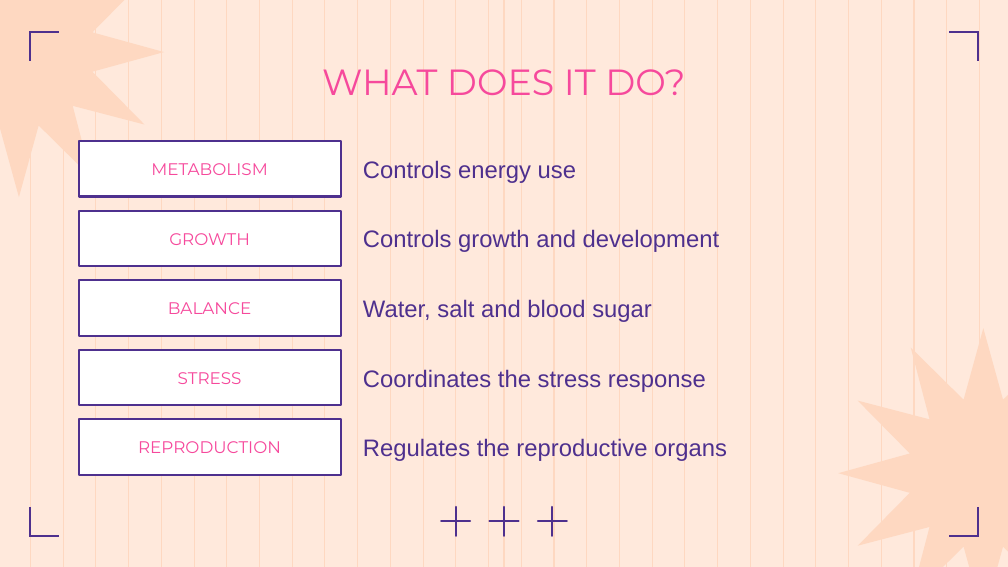
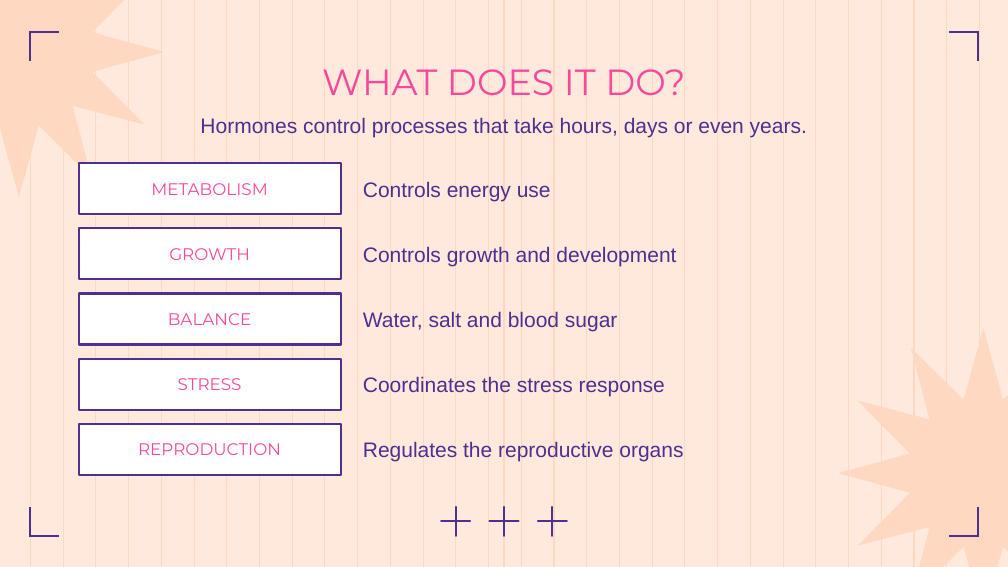
Before and after one commit to Ezkiel2004/Anthropotomy, a slide deck: slide 7 of docs/body-systems/endocrine-system.pptx (slide 6 before the commit). Drawn at 1008x567 pixels with LibreOffice and Linux fonts; fonts in the diff are those of the drawing. Boxes give left, top, right and bottom in pixels: in the first picture for what was removed or moved away, otherwise in the second. Text is boxed around its words. In the diff, an @@ line names an element or a change of style, - is before the commit and + after.

```diff
--- a/docs/body-systems/endocrine-system.pptx
+++ b/docs/body-systems/endocrine-system.pptx
@@ text added at bbox=[200, 117, 807, 138], 15 pt, text #4E308E @@
+Hormones control processes that take hours, days or even years.
@@ rectangle "METABOLISM": place and size @@
-rectangle "METABOLISM" at bbox=[79, 141, 341, 197]
+rectangle "METABOLISM" at bbox=[79, 163, 341, 215]
@@ size 17 to 15 pt in 5 elements at bbox=[363, 441, 683, 462], bbox=[363, 376, 665, 397], bbox=[363, 311, 618, 331], bbox=[363, 246, 676, 266], bbox=[363, 181, 551, 201] @@
@@ text "Controls energy use": place and size @@
-text "Controls energy use" at bbox=[363, 160, 576, 183]
+text "Controls energy use" at bbox=[363, 181, 551, 201]
@@ rectangle "GROWTH": place and size @@
-rectangle "GROWTH" at bbox=[79, 211, 341, 266]
+rectangle "GROWTH" at bbox=[79, 229, 341, 280]
@@ text "Controls growth and development": place and size @@
-text "Controls growth and development" at bbox=[363, 229, 719, 252]
+text "Controls growth and development" at bbox=[363, 246, 676, 266]
@@ rectangle "BALANCE": place and size @@
-rectangle "BALANCE" at bbox=[79, 280, 341, 336]
+rectangle "BALANCE" at bbox=[79, 293, 341, 345]
@@ text "Water, salt and blood sugar": place and size @@
-text "Water, salt and blood sugar" at bbox=[363, 299, 652, 322]
+text "Water, salt and blood sugar" at bbox=[363, 311, 618, 331]
@@ rectangle "STRESS": place and size @@
-rectangle "STRESS" at bbox=[79, 350, 341, 405]
+rectangle "STRESS" at bbox=[79, 359, 341, 410]
@@ text "Coordinates the stress response": place and size @@
-text "Coordinates the stress response" at bbox=[363, 369, 706, 392]
+text "Coordinates the stress response" at bbox=[363, 376, 665, 397]
@@ rectangle "REPRODUCTION": place and size @@
-rectangle "REPRODUCTION" at bbox=[79, 419, 341, 475]
+rectangle "REPRODUCTION" at bbox=[79, 423, 341, 475]
```
Also in this commit, not shown: 5 other slides changed, 1 slide added, 10 other files.
